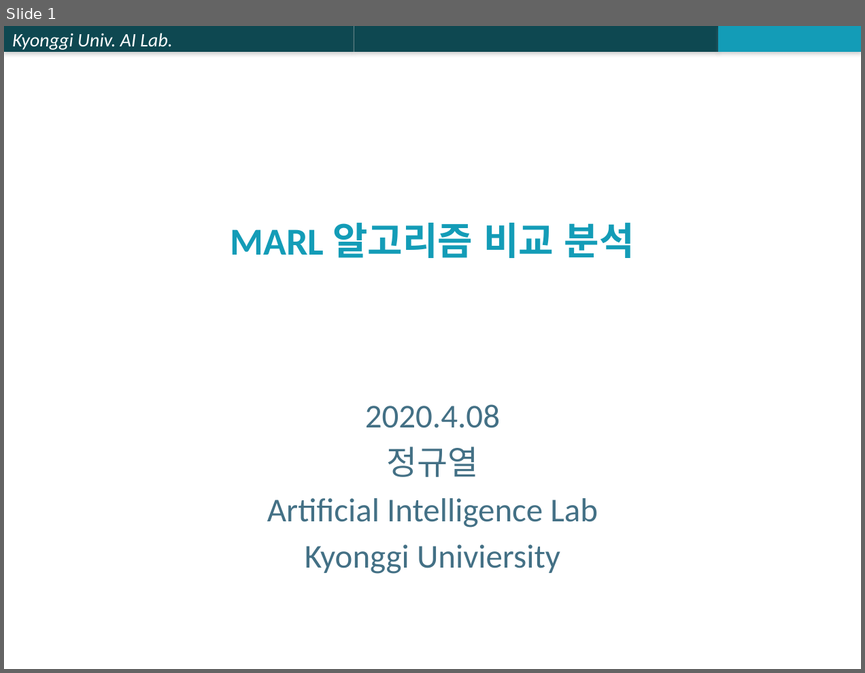
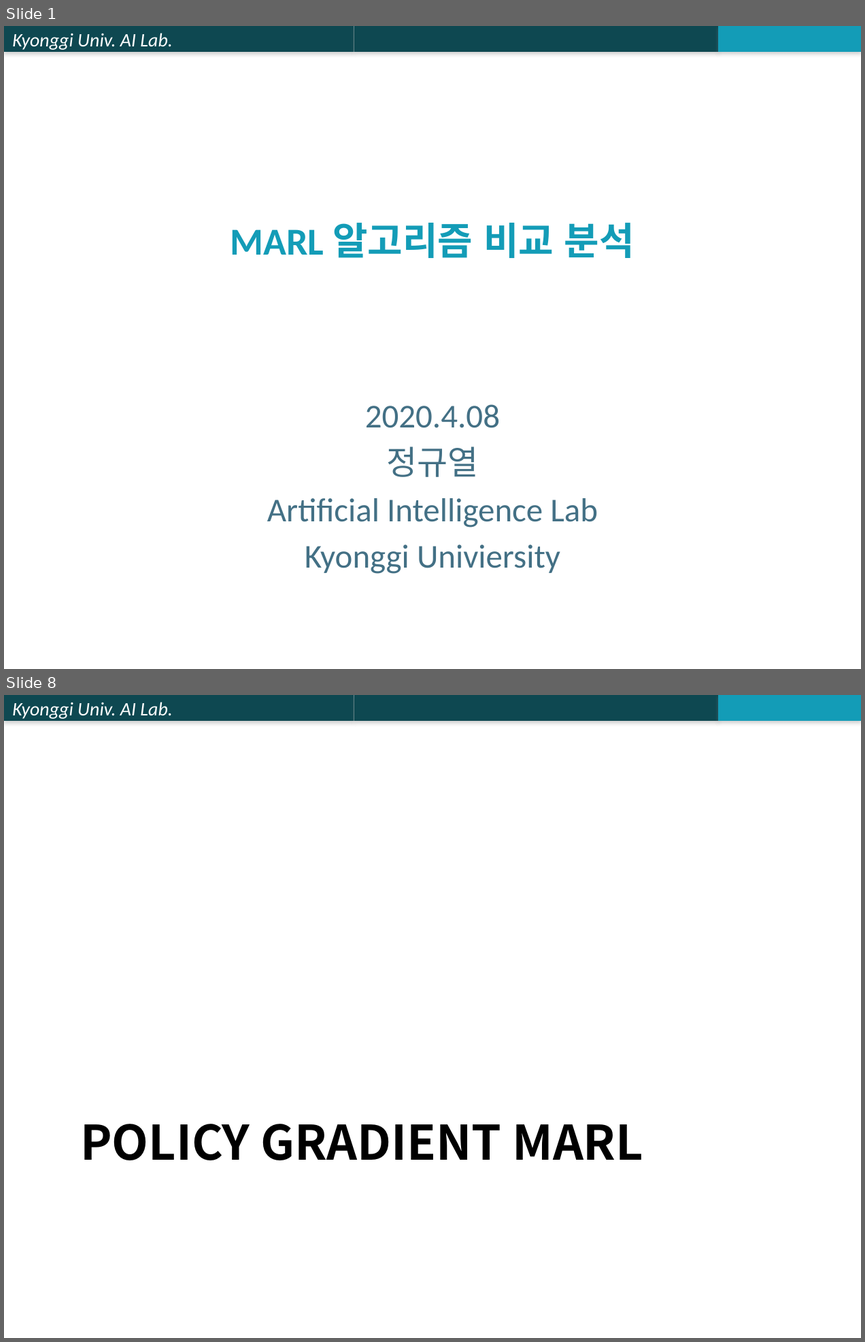
Before and after one commit to jk96491/PapersSeminar, a slide deck: Multi_Agent/ETC/PPTX/MARL 알고리즘 비교 분석.pptx. Shown one above the other, each under a label of ours: slide 1 before the commit, slides 1 and 8 after it; the slides between them are not shown. The pictures are 865x673 and 865x1342 pixels, drawn with LibreOffice and Linux fonts; fonts in the diff are those of the drawing. Boxes give left, top, right and bottom in pixels: in the first picture for what was removed or moved away, otherwise in the second. Text is boxed around its words. In the diff, an @@ line names an element or a change of style, - is before the commit and + after.

```diff
--- a/Multi_Agent/ETC/PPTX/MARL 알고리즘 비교 분석.pptx
+++ b/Multi_Agent/ETC/PPTX/MARL 알고리즘 비교 분석.pptx
@@ slide 8 added at bbox=[4, 695, 861, 1338], background #FFFFFF; not listed: 3 template elements that a slide beside it also shows @@
@@ title added at bbox=[80, 1123, 643, 1160], 40 pt, text #000000, bold @@
+POLICY GRADIENT MARL
```
Also in this commit, not shown: 8 slides changed, 5 other slides added, 6 slides removed.
